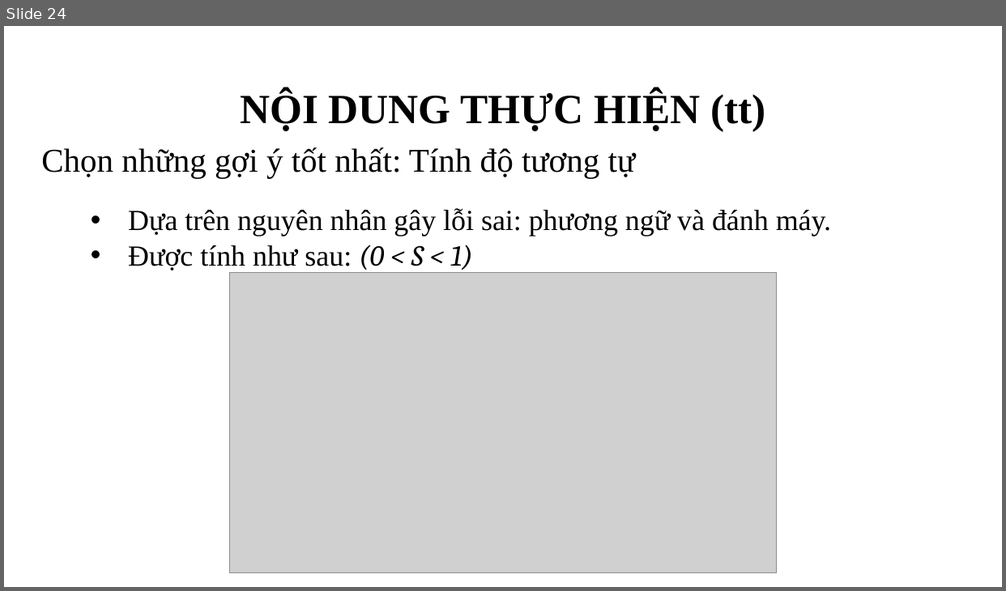
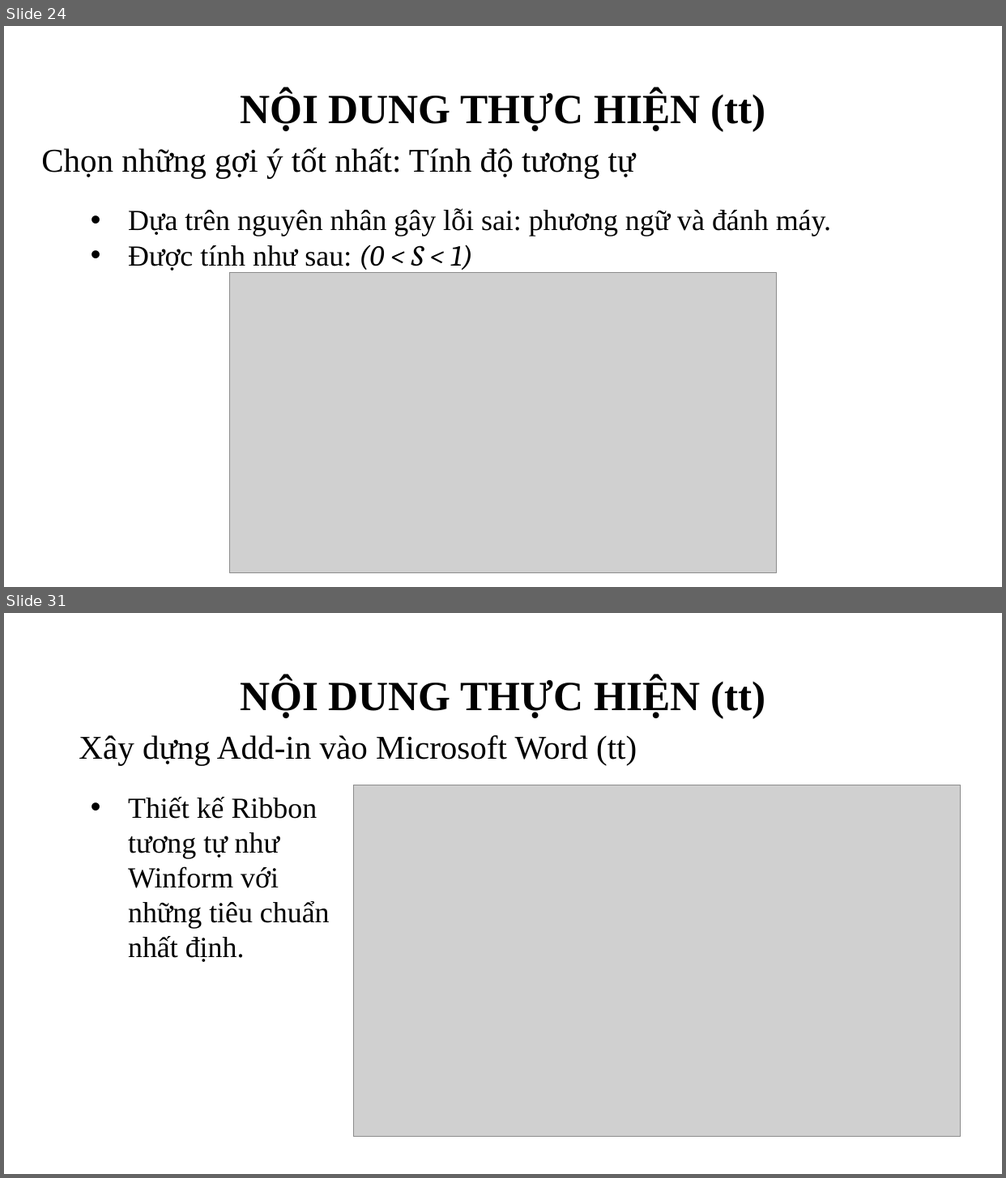
Before and after one commit to thanle95/Thesis_VietnameseCheckingSpelling, a slide deck: present.pptx. Shown one above the other, each under a label of ours: slide 24 before the commit, slides 24 and 31 after it; the slides between them are not shown. The pictures are 1006x591 and 1006x1178 pixels, drawn with LibreOffice and Linux fonts; fonts in the diff are those of the drawing; grey boxes stand for pictures; background and template pictures are left out. Boxes give left, top, right and bottom in pixels: in the first picture for what was removed or moved away, otherwise in the second. Text is boxed around its words. In the diff, an @@ line names an element or a change of style, - is before the commit and + after.

```diff
--- a/present.pptx
+++ b/present.pptx
@@ slide 31 added at (4,613,1002,1174), background picture (left out) @@
@@ title added at (240,678,765,719), 40 pt, text #000000, bold @@
+NỘI DUNG THỰC HIỆN (tt)
@@ text added at (79,735,637,765), 32 pt, text #000000 @@
+  Xây dựng Add-in vào Microsoft Word (tt)
@@ text added at (128,797,330,962), 28 pt, text #000000 @@
+• Thiết kế Ribbon tương tự như Winform với những tiêu chuẩn nhất định.
@@ picture added at (354,786,961,1137) @@
```
Also in this commit, not shown: 10 slides changed, 13 other slides added, 1 slide removed, 2 other files.
